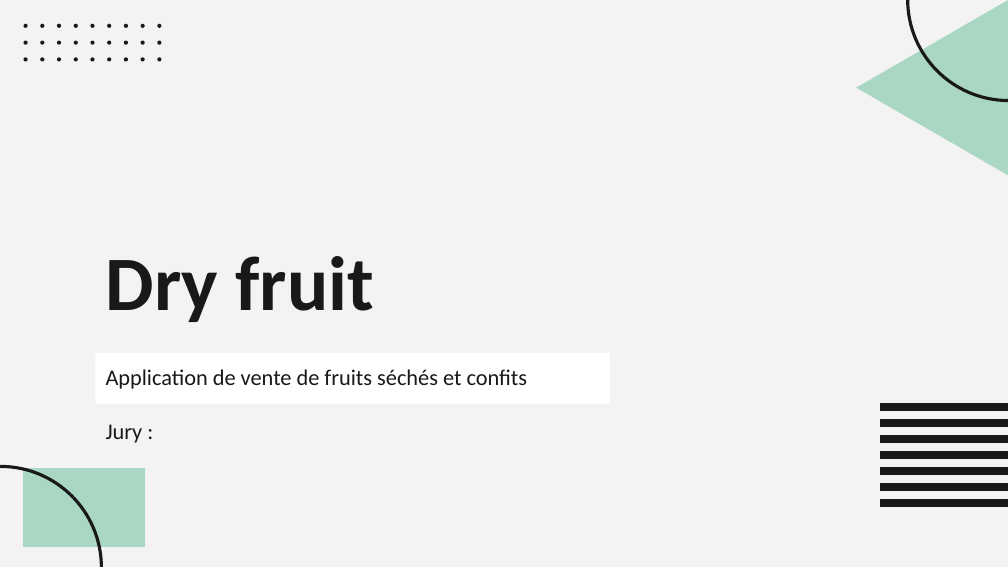
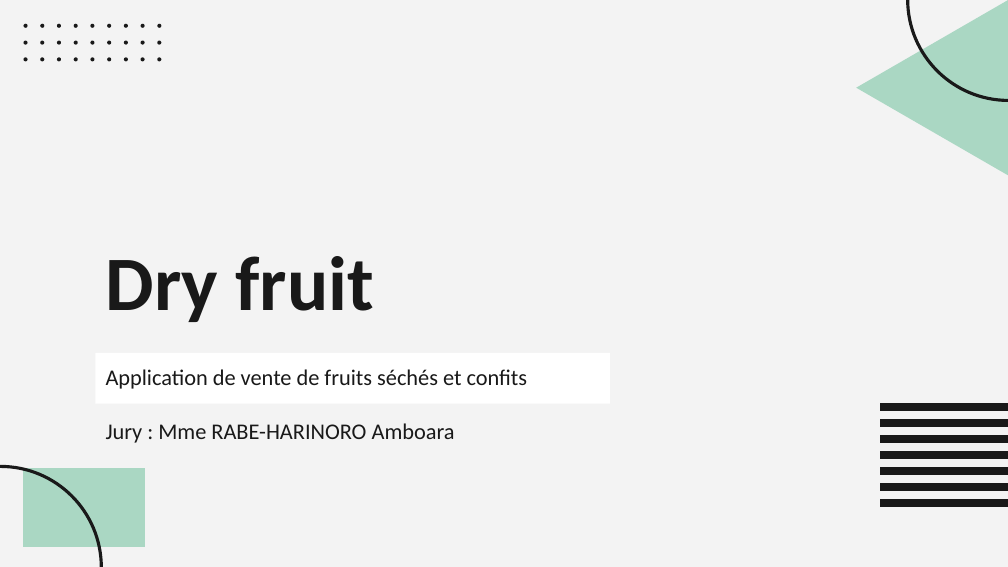
Before and after one commit to KiadyManohisoa/Dry_Fruits-project, a slide deck: slide 1 of documents/slides-mini-soutenances.pptx. Drawn at 1008x567 pixels with LibreOffice and Linux fonts; fonts in the diff are those of the drawing. Boxes give left, top, right and bottom in pixels: in the first picture for what was removed or moved away, otherwise in the second. Text is boxed around its words. In the diff, an @@ line names an element or a change of style, - is before the commit and + after.

```diff
--- a/documents/slides-mini-soutenances.pptx
+++ b/documents/slides-mini-soutenances.pptx
@@ subtitle at (x1=106, y1=423, x2=455, y2=443): text changed @@
-Jury :
+Jury : Mme RABE-HARINORO Amboara
```
Also in this commit, not shown: 15 other slides changed, 2 slides removed, 12 other files.
